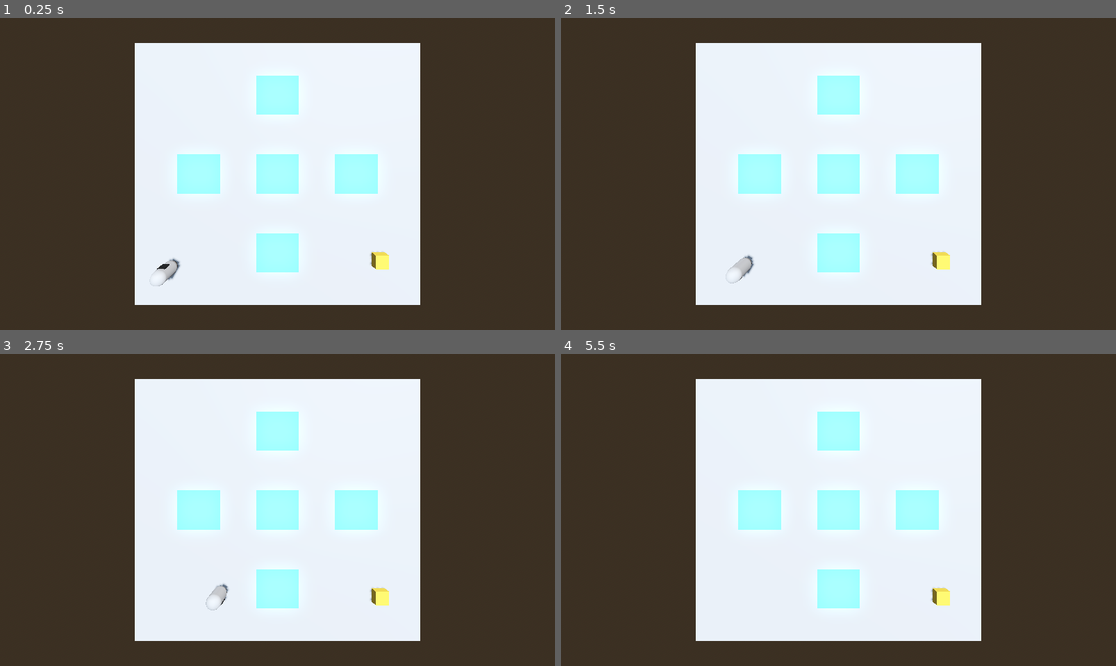
Above: before the commit, frames 1-4 (two rows, left to right).
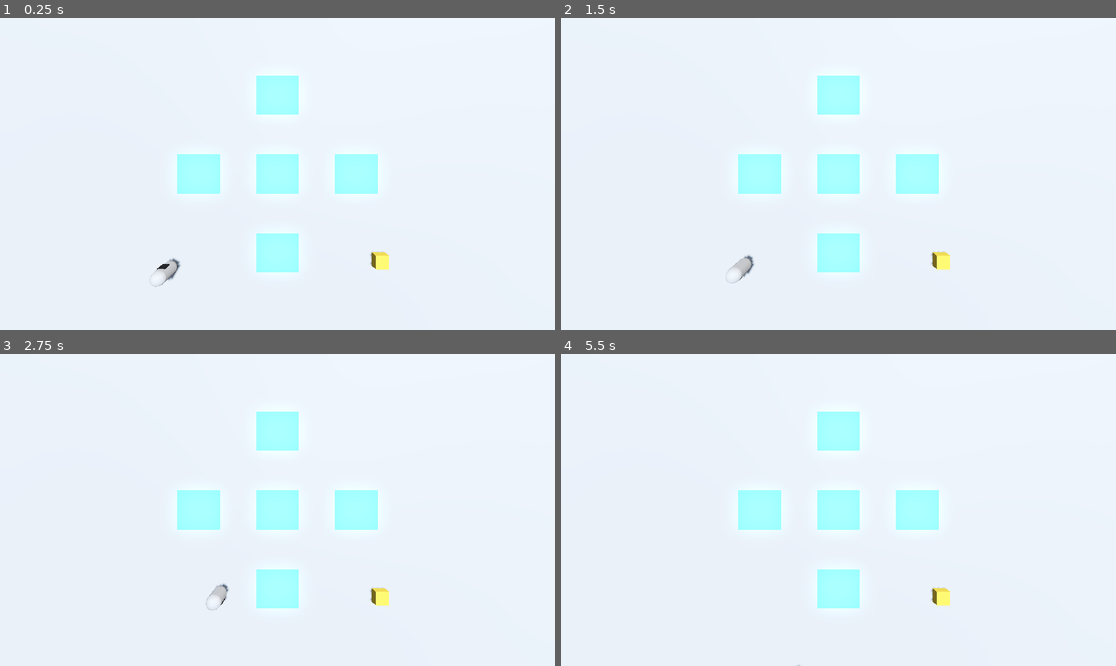
Above: after the commit, the same moments.

Repository: JoaoSant0s/Godot_Test_Project
Game: Godot game, scene res://_Project/Scenes/boot.tscn
Same seed, same stepped clock (60 frames per second), same inputs: the game is played once before the commit and once after it.
Inputs:
- Up to frame 1 (0.25 s): no input
- Up to frame 2 (1.5 s): tap Enter (ui_accept) at 0.5, 0.77 s; hold D (right) 0.53-1.28 s; hold S (back) from 1.28 s (still down)
- Up to frame 3 (2.75 s): tap Enter (ui_accept) at 1.52 s; release S (back) at 2.03 s; hold D (right) from 2.03 s (still down)
- Up to frame 4 (5.5 s): tap Enter (ui_accept) at 2.75, 3.02, 3.77, 4.52, 5 s; release D (right) at 2.78 s; hold W (forward) 2.78-3.53 s; hold A (left) 3.53-5.03 s; hold S (back) from 5.03 s (still down)

The runs differ from the first frame. In frame 1, 57% of the frame differs, in the area x 0-100%, y 0-100%; in frame 2, 57%; in frame 3, 57%; in frame 4, 57%.

Commit message:
(imp): increating ground size to test better cameras limits

Diff:
--- a/_Project/Scenes/scene_3d.tscn
+++ b/_Project/Scenes/scene_3d.tscn
@@ -21,10 +21,11 @@
 glow_enabled = true
 
 [sub_resource type="PlaneMesh" id="PlaneMesh_4phwd"]
-size = Vector2(20, 20)
-
-[sub_resource type="ConcavePolygonShape3D" id="ConcavePolygonShape3D_uvfuo"]
-data = PackedVector3Array(10, 0, 10, -10, 0, 10, 10, 0, -10, -10, 0, 10, -10, 0, -10, 10, 0, -10)
+size = Vector2(50, 50)
+
+[sub_resource type="BoxShape3D" id="BoxShape3D_yu2g2"]
+custom_solver_bias = 1.0
+size = Vector3(50, 0.1, 50)
 
 [sub_resource type="StandardMaterial3D" id="StandardMaterial3D_xjsnx"]
 albedo_color = Color(0.305882, 1, 1, 1)
@@ -63,9 +64,11 @@
 mesh = SubResource("PlaneMesh_4phwd")
 
 [node name="StaticBody3D" type="StaticBody3D" parent="Ground"]
+transform = Transform3D(1, 0, 0, 0, 1, 0, 0, 0, 1, 0, 0, 0)
 
 [node name="CollisionShape3D" type="CollisionShape3D" parent="Ground/StaticBody3D"]
-shape = SubResource("ConcavePolygonShape3D_uvfuo")
+transform = Transform3D(1, 0, 0, 0, 1, 0, 0, 0, 1, 0, 0, 0)
+shape = SubResource("BoxShape3D_yu2g2")
 
 [node name="Trigger" type="MeshInstance3D" parent="." node_paths=PackedStringArray("collisionArea", "virtualCamera")]
 transform = Transform3D(1.088, 0, 0, 0, 0.198, 0, 0, 0, 1, 0, 0.033, 6)
@@ -80,7 +83,7 @@
 shape = SubResource("BoxShape3D_wq0mj")
 
 [node name="VirtualCamera" type="Node3D" parent="Trigger" node_paths=PackedStringArray("lens", "tracking")]
-transform = Transform3D(0.919118, 0, 0, 0, 3.99117, 0.484734, 0, -0.612783, 3.15716, 0, 25.084, 8.1909)
+transform = Transform3D(0.623418, -1.25127, 2.12817, 0, 3.66131, 1.34702, -0.675373, -1.15501, 1.96445, 0, 25.084, 8.1909)
 script = ExtResource("2_uvf4i")
 enabled = false
 lens = NodePath("LensComponent")
@@ -105,7 +108,7 @@
 shape = SubResource("BoxShape3D_wq0mj")
 
 [node name="VirtualCamera2" type="Node3D" parent="Trigger2" node_paths=PackedStringArray("lens", "tracking")]
-transform = Transform3D(-0.919118, 0, 1.50996e-07, 0, 5.0505, 0, -1.38783e-07, 0, -1, 0, 25.084, -8.70823)
+transform = Transform3D(-0.863247, -0.368236, 0.335507, 0, 4.93531, 0.212359, -0.315568, 1.00732, -0.91779, 0, 25.084, -8.70823)
 script = ExtResource("2_uvf4i")
 enabled = false
 lens = NodePath("LensComponent")
@@ -130,7 +133,7 @@
 shape = SubResource("BoxShape3D_wq0mj")
 
 [node name="VirtualCamera3" type="Node3D" parent="Trigger3" node_paths=PackedStringArray("lens", "tracking")]
-transform = Transform3D(0.999999, 0, 0, 0, 5.0505, 0, 0, 0, 0.919118, 10.7435, 25.084, -0.126667)
+transform = Transform3D(0.999999, 0, 0, 0, 5.05021, 0, 0, 0, 0.919082, -12.7748, 5.41414, 6.8996)
 script = ExtResource("2_uvf4i")
 enabled = false
 lens = NodePath("LensComponent")
